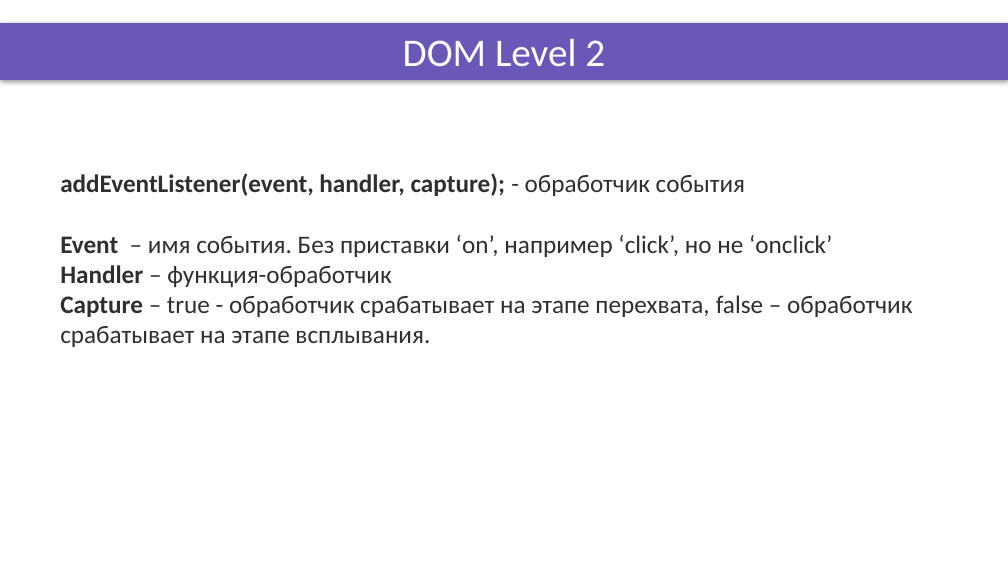
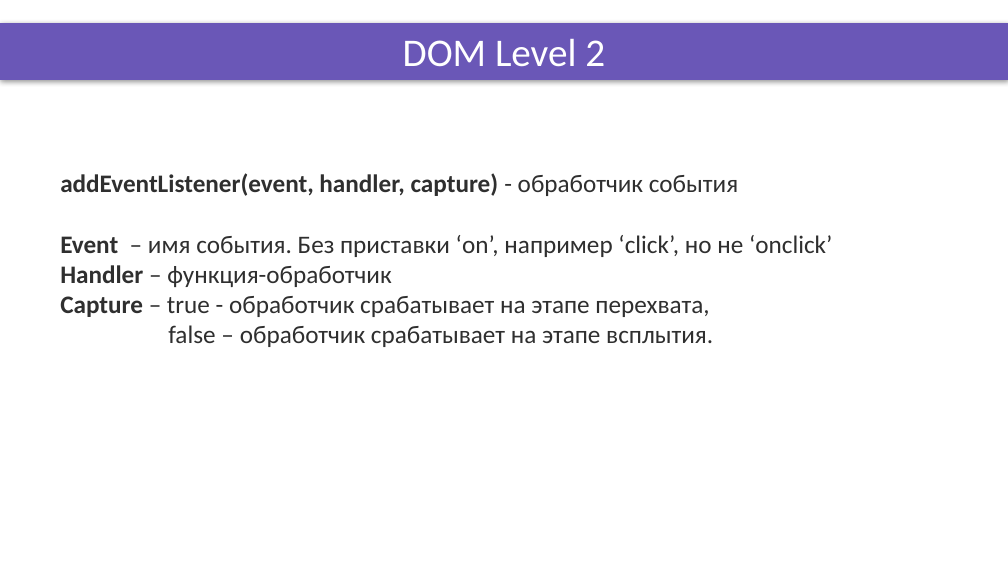
Before and after one commit to DinamickaDevelopment/ignite, a slide deck: slide 4 of JS/008_lesson/Presentation/events_1.pptx. Drawn at 1008x567 pixels with LibreOffice and Linux fonts; fonts in the diff are those of the drawing; background and template pictures are left out. Boxes give left, top, right and bottom in pixels: in the first picture for what was removed or moved away, otherwise in the second. Text is boxed around its words. In the diff, an @@ line names an element or a change of style, - is before the commit and + after.

```diff
--- a/JS/008_lesson/Presentation/events_1.pptx
+++ b/JS/008_lesson/Presentation/events_1.pptx
@@ text at (x1=60, y1=173, x2=738, y2=196): text changed @@
-addEventListener(event, handler, capture); - обработчик события
+addEventListener(event, handler, capture) - обработчик события
@@ text at (x1=60, y1=296, x2=713, y2=347): text changed @@
-Сapture – true - обработчик срабатывает на этапе перехвата, false – обработчик срабатывает на этапе всплывания.
+Сapture – true - обработчик срабатывает на этапе перехвата,
+false – обработчик срабатывает на этапе всплытия.
```
Also in this commit, not shown: 3 other slides changed, 13 other files.
